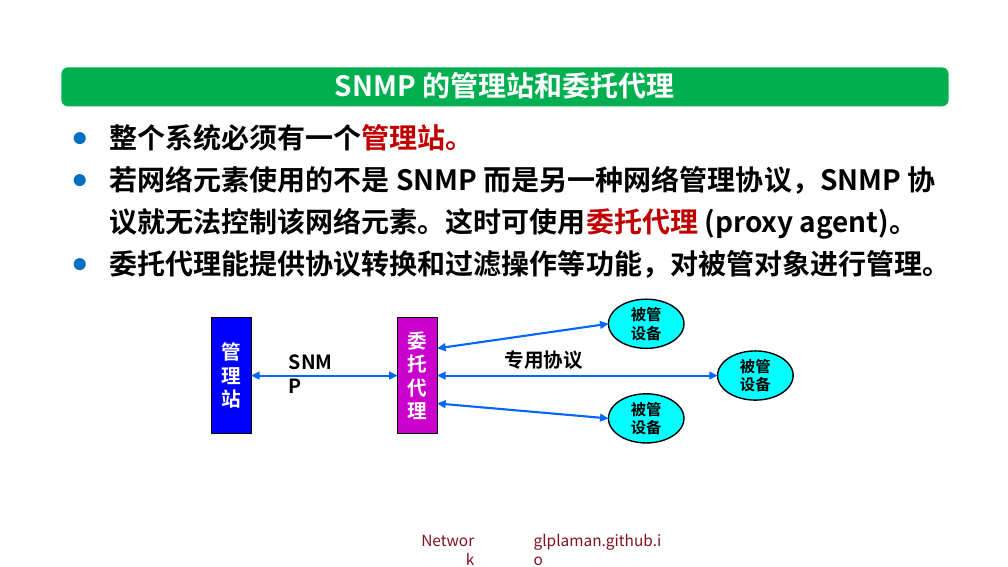
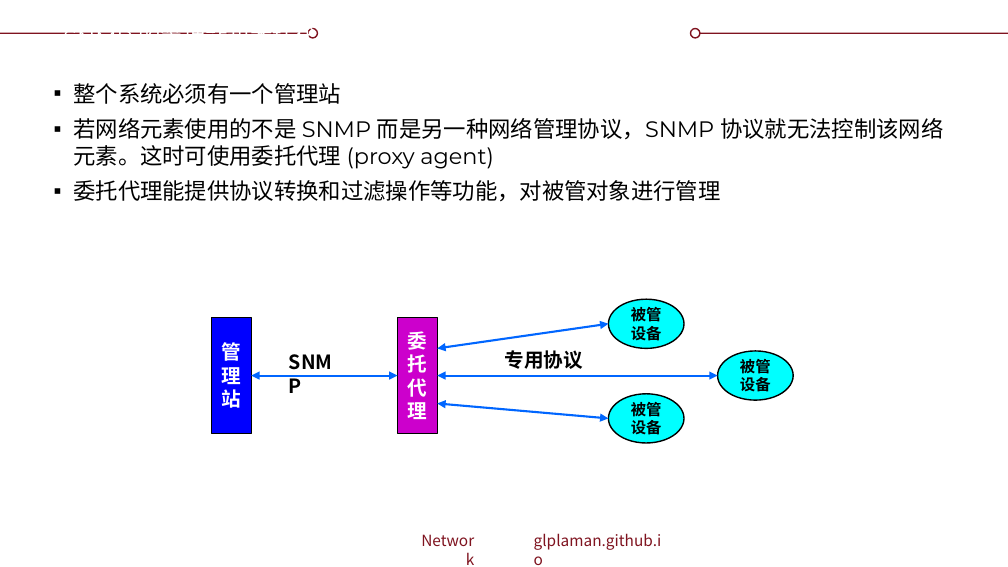
Before and after one commit to glplaman/glplaman.github.io, a slide deck: slide 201 of network/ppt/chap6.pptx. Drawn at 1008x567 pixels with LibreOffice and Linux fonts; fonts in the diff are those of the drawing; background and template pictures are left out. Boxes give left, top, right and bottom in pixels: in the first picture for what was removed or moved away, otherwise in the second. Text is boxed around its words. In the diff, an @@ line names an element or a change of style, - is before the commit and + after.

```diff
--- a/network/ppt/chap6.pptx
+++ b/network/ppt/chap6.pptx
@@ rectangle removed at [0, 0, 1008, 39] @@
@@ title "SNMP 的管理站和委托代理": place and size @@
-title "SNMP 的管理站和委托代理" at [335, 72, 675, 99]
+title "SNMP 的管理站和委托代理" at [63, 28, 340, 39]
@@ title "SNMP 的管理站和委托代理" at [63, 28, 340, 39]: size 20 to 16 pt, font Noto Sans CJK SC to Montserrat, bold off; alignment centre to left; vertical alignment top to middle @@
@@ ellipse added at [308, 28, 318, 37], fill #FFFFFF, outline #7F131F 1 pt @@
@@ ellipse added at [690, 28, 700, 37], fill #FFFFFF, outline #7F131F 1 pt @@
@@ rounded rectangle removed at [61, 68, 949, 107] @@
@@ text at [73, 83, 943, 202]: text changed; size 20 to 16 pt; font Noto Sans CJK SC to Montserrat; bold off @@
-● 整个系统必须有一个管理站。
-● 若网络元素使用的不是 SNMP 而是另一种网络管理协议，SNMP 协议就无法控制该网络元素。这时可使用委托代理 (proxy agent)。
-● 委托代理能提供协议转换和过滤操作等功能，对被管对象进行管理。
+▪ 整个系统必须有一个管理站
+▪ 若网络元素使用的不是 SNMP 而是另一种网络管理协议，SNMP 协议就无法控制该网络元素。这时可使用委托代理 (proxy agent)
+▪ 委托代理能提供协议转换和过滤操作等功能，对被管对象进行管理
```
Also in this commit, not shown: 23 other slides changed, 10 other files.
